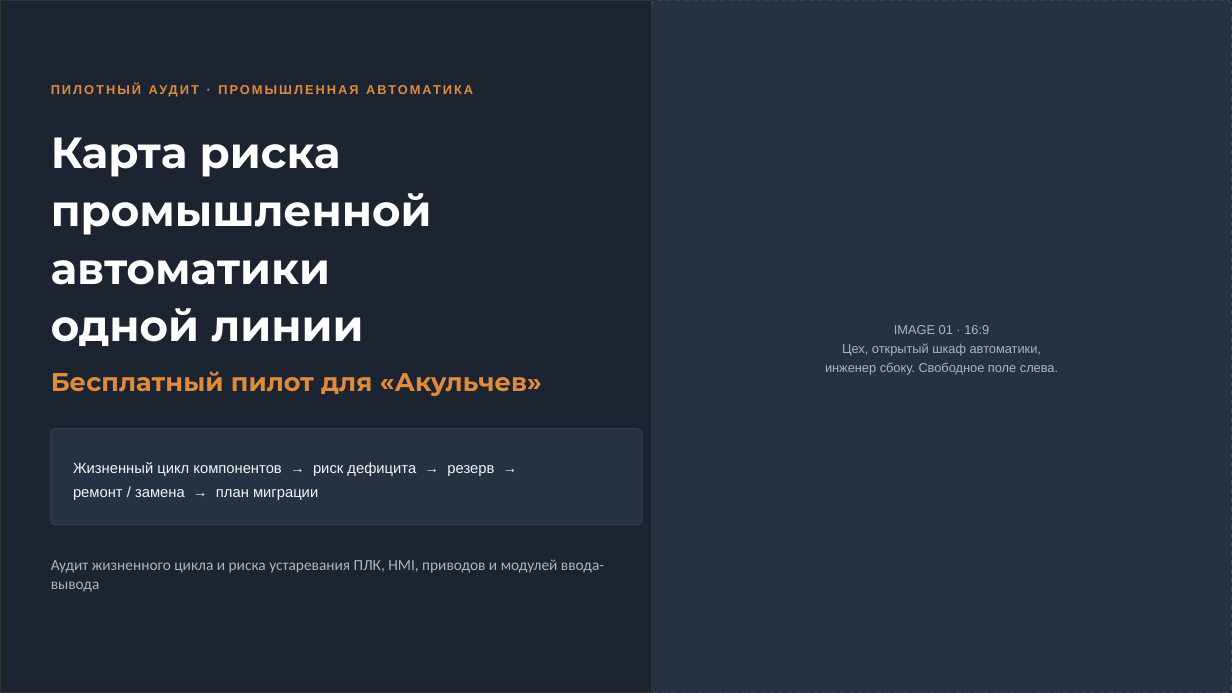
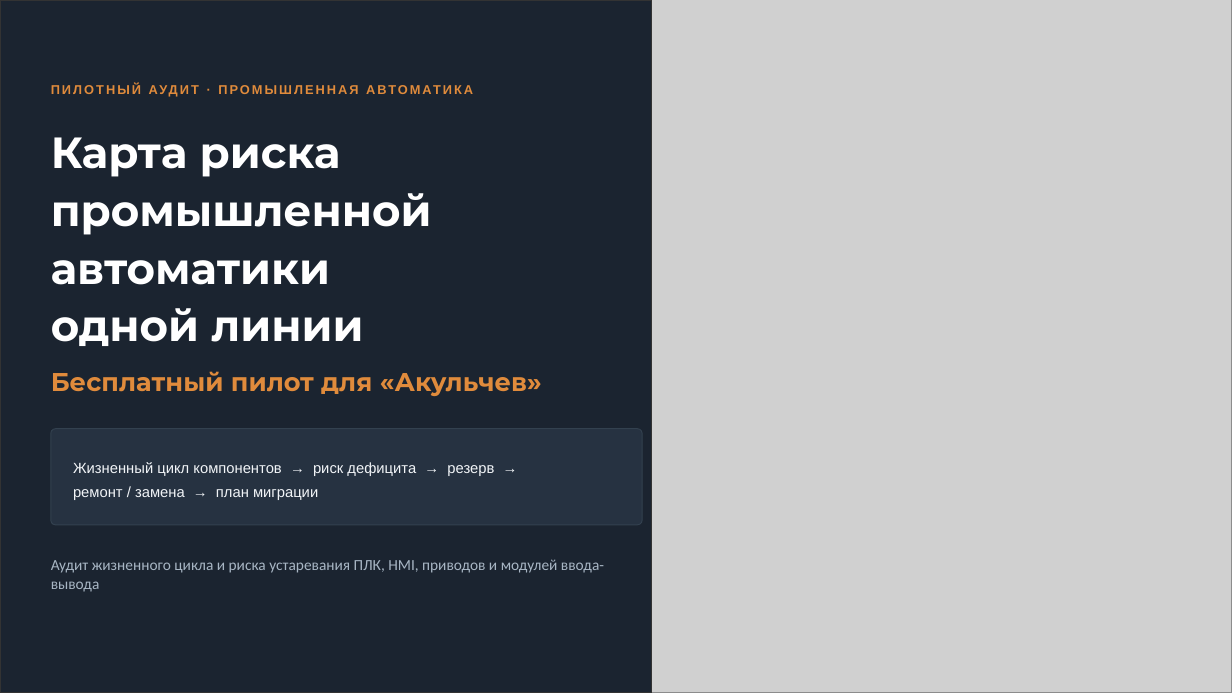
Before and after one commit to olegm1441-del/mysteryslavic-2026-07-19_16-47-00, a slide deck: slide 1 of presentation/out/Akulchev_karta_riska_avtomatiki_pilot.pptx. Drawn at 1232x693 pixels with LibreOffice and Linux fonts; fonts in the diff are those of the drawing; grey boxes stand for pictures. Boxes give left, top, right and bottom in pixels: in the first picture for what was removed or moved away, otherwise in the second. Text is boxed around its words. In the diff, an @@ line names an element or a change of style, - is before the commit and + after.

```diff
--- a/presentation/out/Akulchev_karta_riska_avtomatiki_pilot.pptx
+++ b/presentation/out/Akulchev_karta_riska_avtomatiki_pilot.pptx
@@ rounded rectangle removed at (652,0,1232,693) @@
@@ picture added at (652,0,1232,693) @@
@@ text removed at (825,325,1058,375) @@
-IMAGE 01 · 16:9
-Цех, открытый шкаф автоматики,
-инженер сбоку. Свободное поле слева.
```
Also in this commit, not shown: 1 other slide changed, 35 other files.
